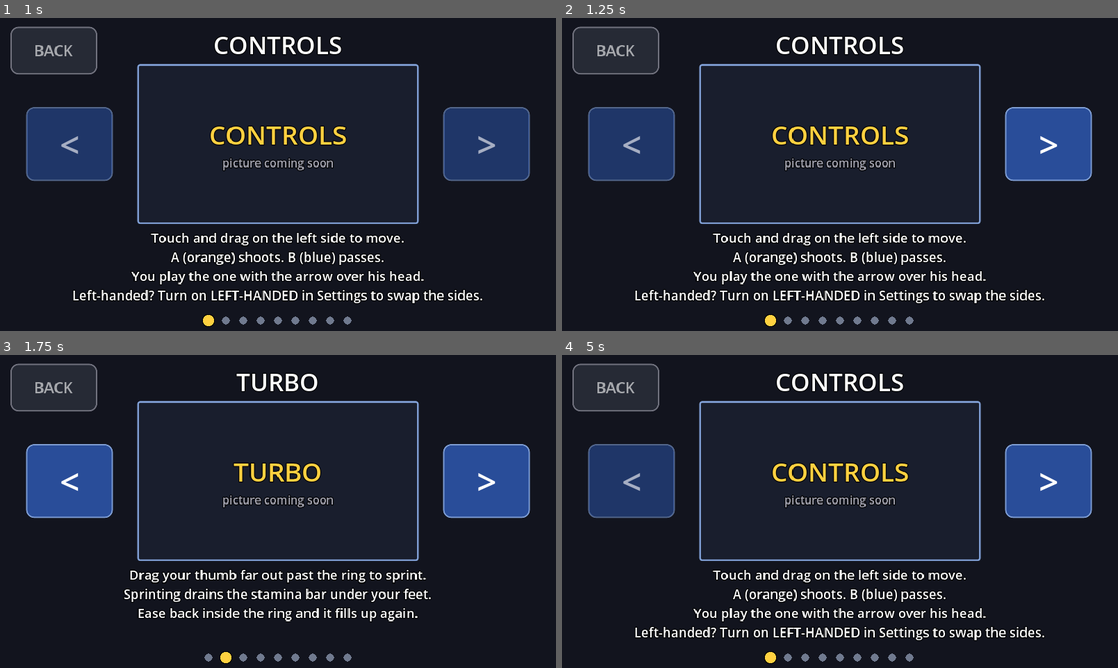
Above: before the commit, frames 1-4 (two rows, left to right).
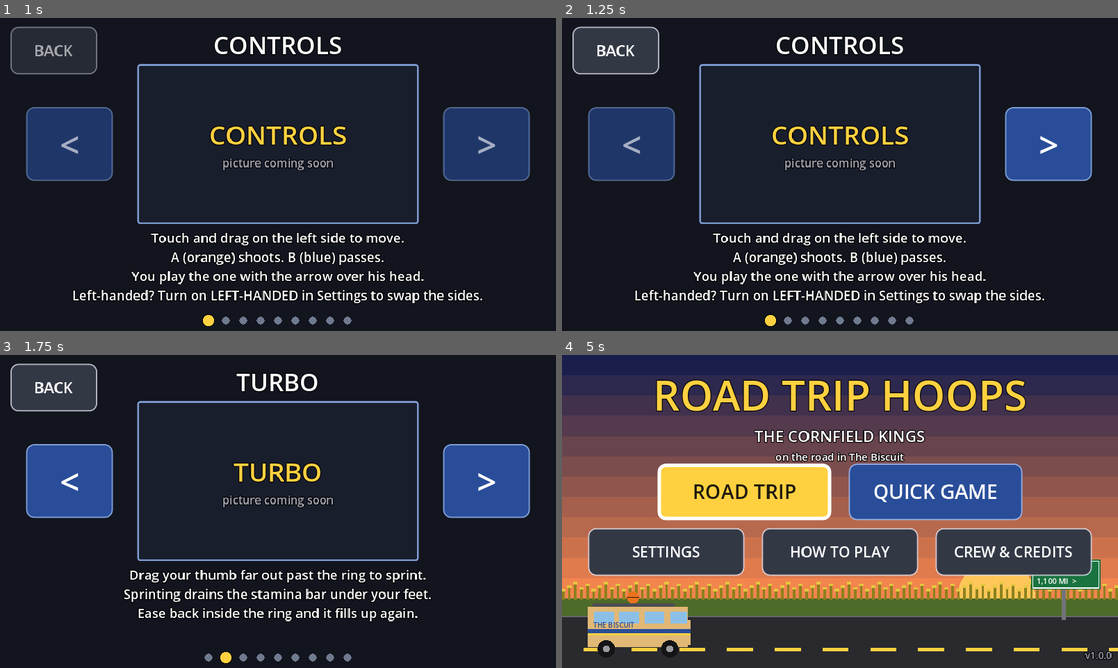
Above: after the commit, the same moments.

Repository: Kirmalo/road-trip-hoops
Game: Godot game, scene res://main.tscn
Two runs of this game, one before a commit and one after it. Both use one fixed random seed, a clock stepped at 60 frames per second and the inputs below.
Inputs (mouse positions are in pixels of both pictures, inside the frame that each line leads up to):
- Up to frame 1 (1 s): tap Enter at 0.5, 0.6 s; move the mouse to (250, 237) at 0.52 s; hold W from 0.53 s (still down); click (250, 237) at 0.67 s; tap Space at 0.77 s
- Up to frame 2 (1.25 s): keep holding W
- Up to frame 3 (1.75 s): release W at 1.25 s; drag from (444, 558) to (250, 574) at 1.27 s
- Up to frame 4 (5 s): click "<" at 2 s; click ">" at 2.75 s; click (617, 386) at 3.5 s, where only the run after the commit has a clickable "BACK"; move the mouse to (673, 464) at 4.27 s; hold Left from 4.28 s (still down); tap Backspace at 4.35 s

Frame 1 is identical in both runs. In frame 2, 0.4% of the frame differs, in the area x 1-18%, y 2-18%; in frame 3, 0.4%; in frame 4, 86%, in the area x 0-100%, y 0-99%.

Commit message:
How to Play: BACK comes back after the tap guard (it stayed disabled)
Co-Authored-By: Claude Opus 5.5 <noreply@anthropic.com>
Claude-Session: https://claude.ai/code/session_01K8WPuYbTD1xrCASynmgFd3

Diff:
--- a/scripts/howto.gd
+++ b/scripts/howto.gd
@@ -328,6 +328,8 @@
 func _refresh_arrows() -> void:
 	if _arm_t > 0.0:
 		return
+	for b in _buttons:
+		UI.set_enabled(b, true)   # BACK and the rest come back after the arm time
 	UI.set_enabled(_prev_btn, page > 0)
 	UI.set_enabled(_next_btn, page < PAGES.size() - 1)
 
